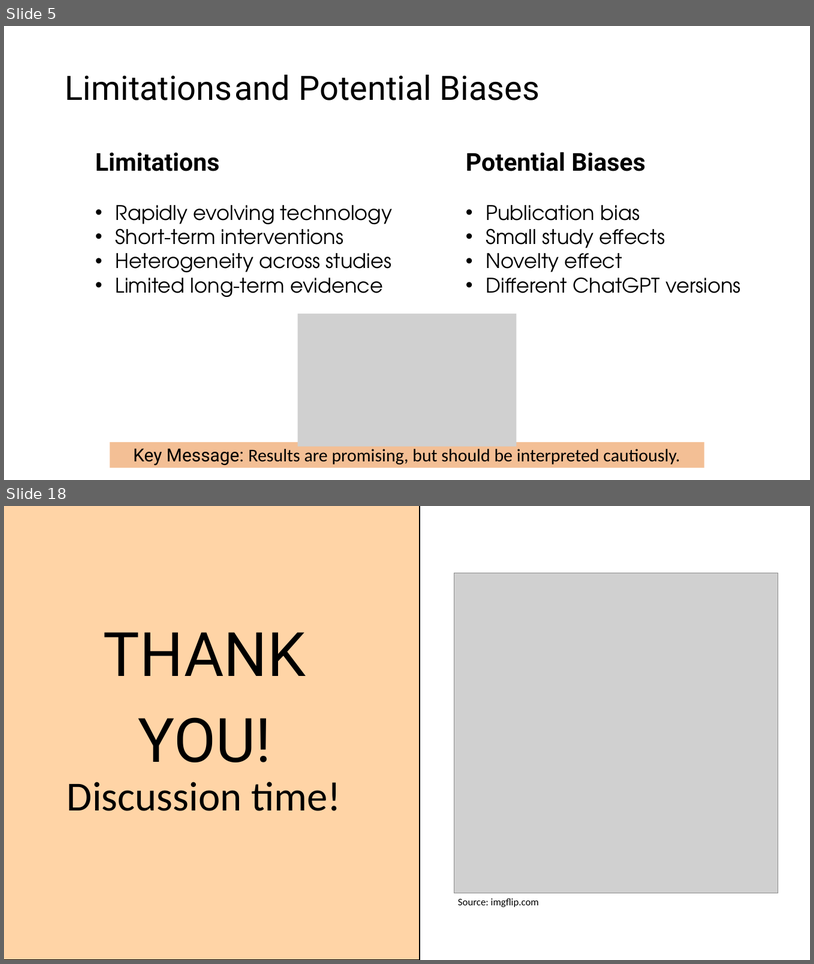
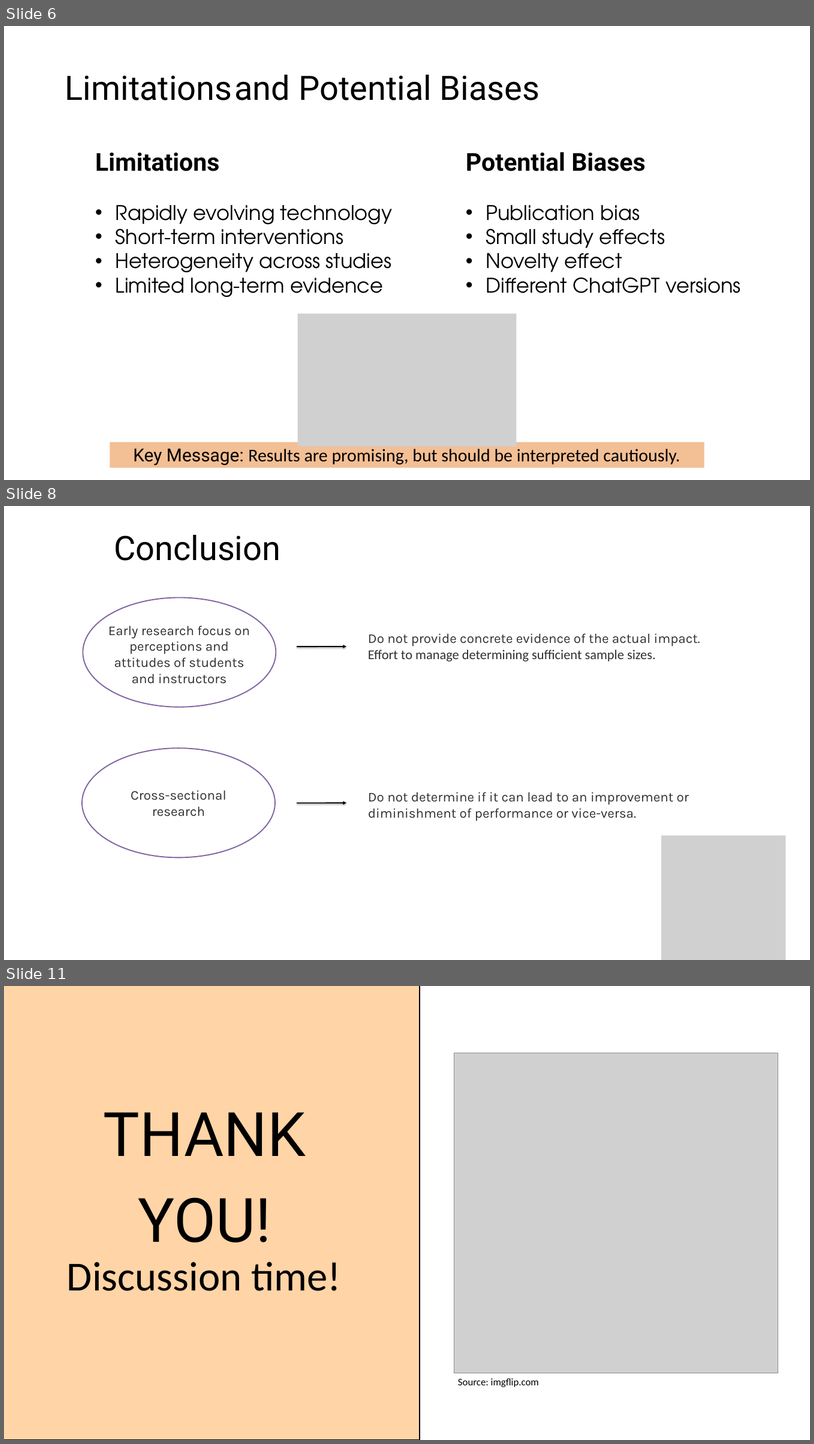
Before and after one commit to tinasophie15/tcpp_project_chatgpt_learning, a slide deck: Presentation.pptx. Shown one above the other, each under a label of ours: slides 5 and 18 before the commit, slides 6, 8 and 11 after it; the slides between them are not shown. The pictures are 814x964 and 814x1444 pixels, drawn with LibreOffice and Linux fonts; fonts in the diff are those of the drawing; grey boxes stand for pictures. Boxes give left, top, right and bottom in pixels: in the first picture for what was removed or moved away, otherwise in the second. Text is boxed around its words. In the diff, an @@ line names an element or a change of style, - is before the commit and + after.

```diff
--- a/Presentation.pptx
+++ b/Presentation.pptx
@@ slide 8 added at [4, 506, 810, 960], background #FFFFFF @@
@@ text added at [114, 535, 281, 561], 60 pt, text #000000 @@
+Conclusion
@@ ellipse added at [83, 598, 276, 707], fill #FFFFFF, outline #8064A2 2 pt @@
@@ text added at [108, 625, 250, 684], 24 pt, text #303030 @@
+Early research focus on perceptions and attitudes of students and instructors
@@ arrow added from (297, 646) to (347, 646), #000000 2 pt @@
@@ text added at [368, 633, 701, 661], 24 pt, text #303030 @@
+Do not provide concrete evidence of the actual impact.
+Effort to manage determining sufficient sample sizes.
@@ ellipse added at [82, 748, 275, 857], fill #FFFFFF, outline #8064A2 2 pt, 24 pt, text #303030 @@
+Cross-sectional research
@@ text added at [368, 792, 689, 821], 24 pt, text #303030 @@
+Do not determine if it can lead to an improvement or diminishment of performance or vice-versa.
@@ arrow added from (297, 803) to (347, 803), #000000 2 pt @@
@@ picture added at [662, 835, 786, 960] @@
@@ what was slide 5 is now slide 6 @@
@@ what was slide 18 is now slide 11 @@
```
Also in this commit, not shown: 3 other slides added, 1 other file.
